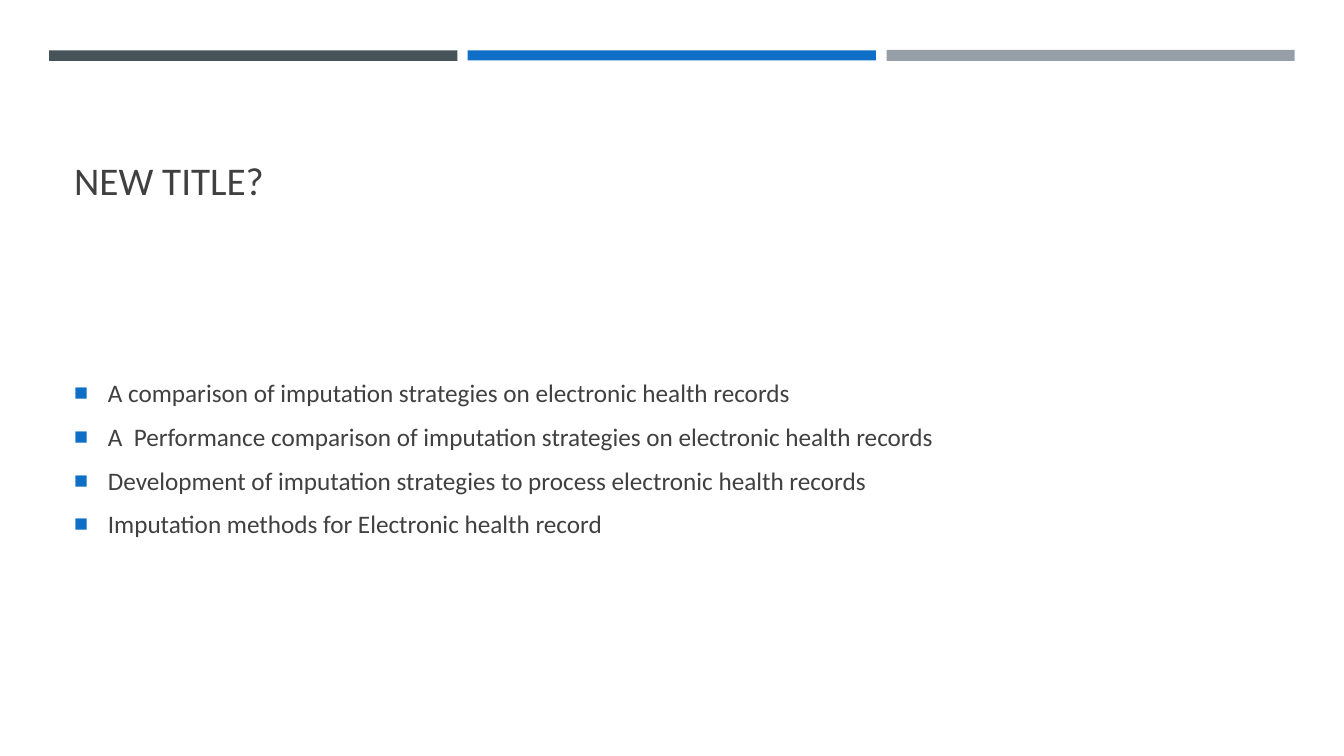
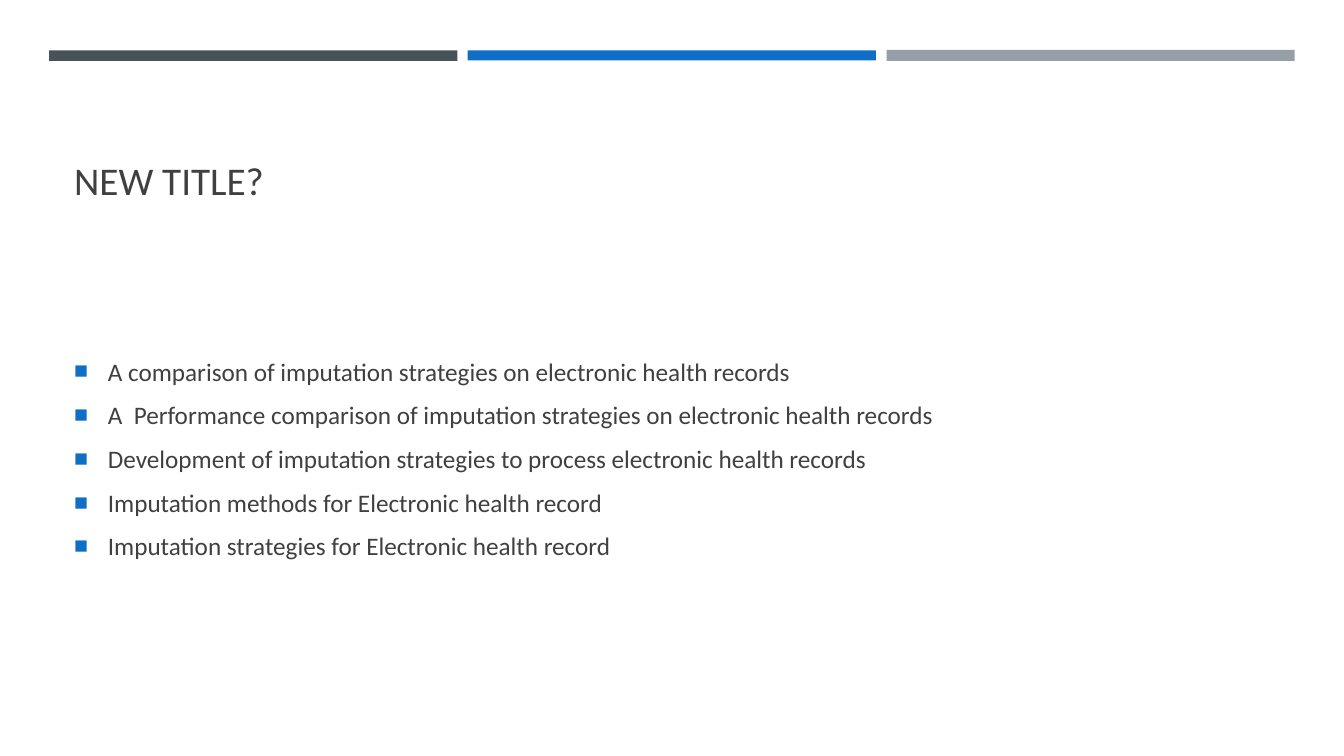
Before and after one commit to llhtoby/MIMIC-III-ML, a slide deck: slide 7 of meetings/week 15 Meeting.pptx. Drawn at 1344x756 pixels with LibreOffice and Linux fonts; fonts in the diff are those of the drawing. Boxes give left, top, right and bottom in pixels: in the first picture for what was removed or moved away, otherwise in the second. Text is boxed around its words. In the diff, an @@ line names an element or a change of style, - is before the commit and + after.

```diff
--- a/meetings/week 15 Meeting.pptx
+++ b/meetings/week 15 Meeting.pptx
@@ text at box(108, 537, 610, 560): paragraph added @@
+■ Imputation strategies for Electronic health record
```
Also in this commit, not shown: 2 other slides changed, 18 other files.
